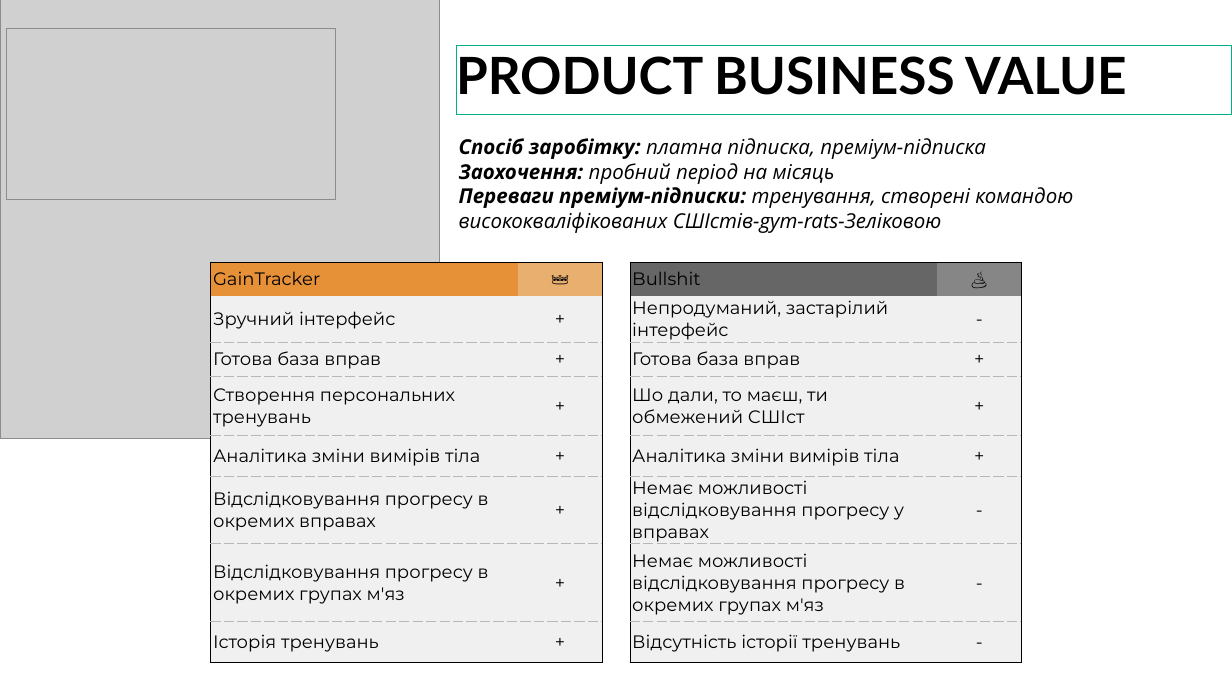
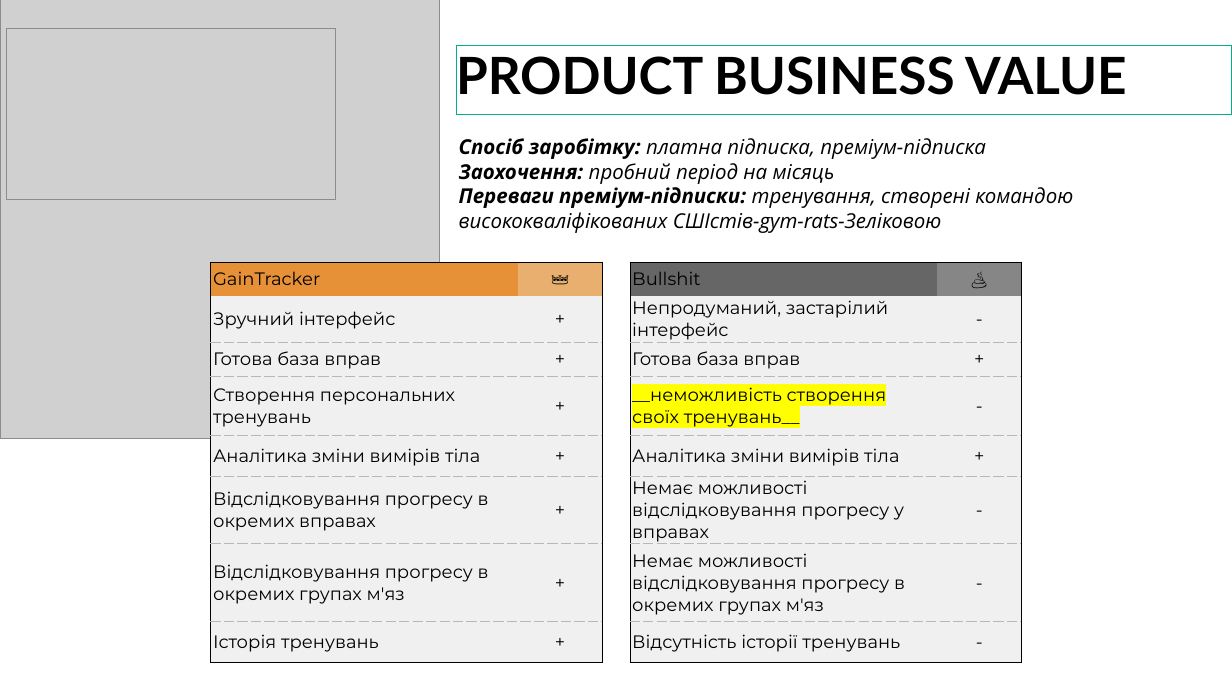
Before and after one commit to batiukmaks/GainTracker, a slide deck: slide 3 of other/presentation_ukr.pptx. Drawn at 1232x693 pixels with LibreOffice and Linux fonts; fonts in the diff are those of the drawing; grey boxes stand for pictures; background and template pictures are left out. Boxes give left, top, right and bottom in pixels: in the first picture for what was removed or moved away, otherwise in the second. Text is boxed around its words. In the diff, an @@ line names an element or a change of style, - is before the commit and + after.

```diff
--- a/other/presentation_ukr.pptx
+++ b/other/presentation_ukr.pptx
@@ table at [211,262,1022,663] @@
-row 4, column 4: Шо дали, то маєш, ти обмежений СШІст
+row 4, column 4: __неможливість створення своїх тренувань__
-row 4, column 5: +
+row 4, column 5: -
```
Also in this commit, not shown: 1 other file.
